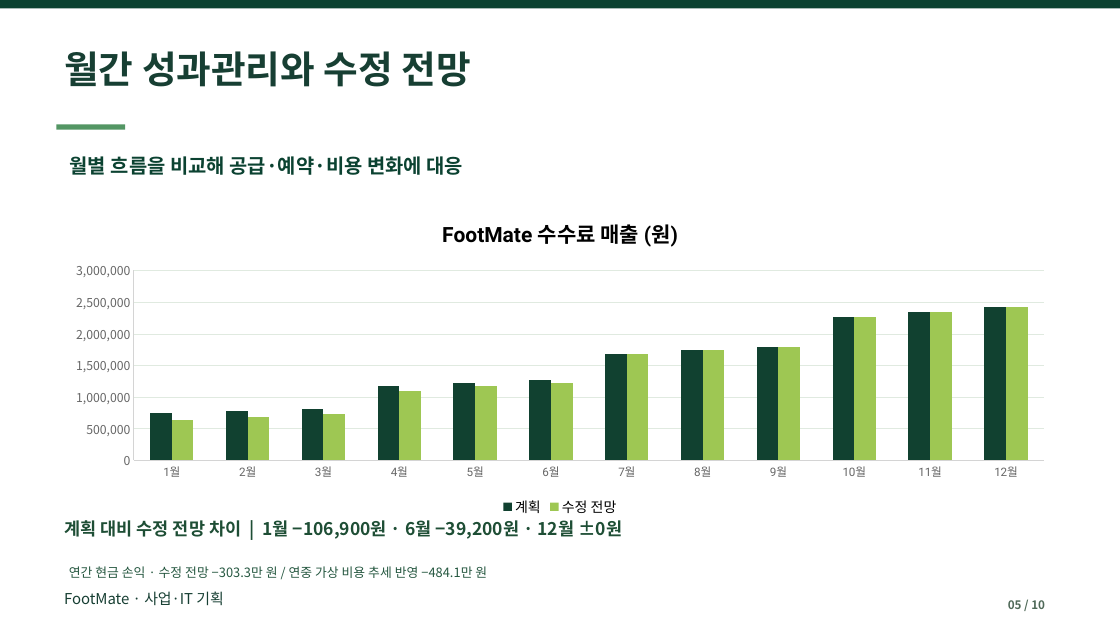
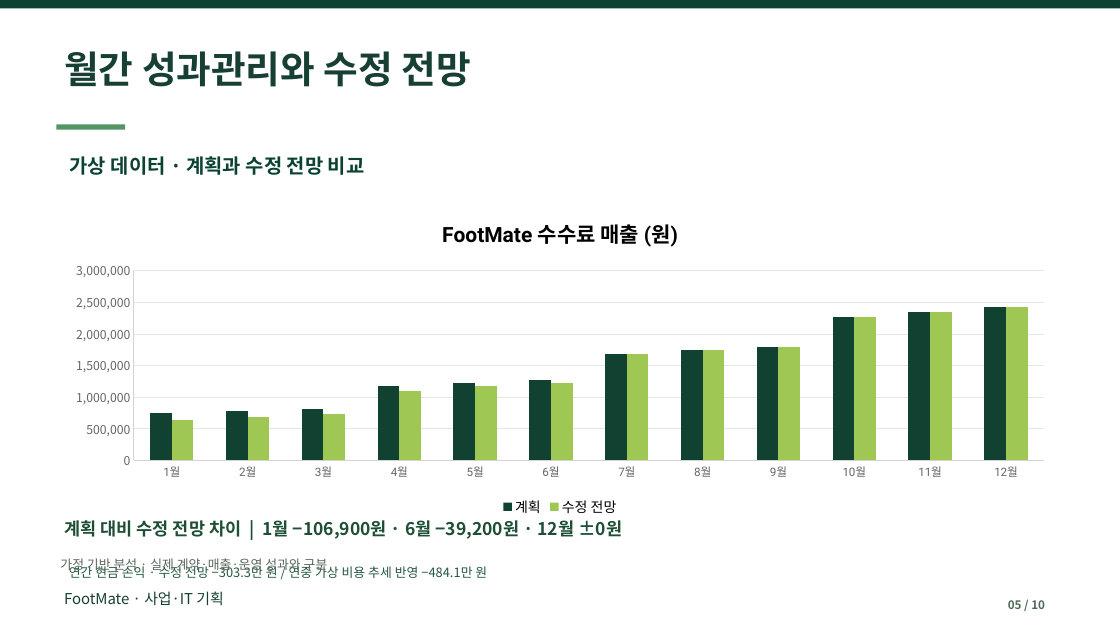
Before and after one commit to dohyunkimmm/footmate, a slide deck: slide 5 of src/case-study/downloads/footmate_report.pptx. Drawn at 1120x630 pixels with LibreOffice and Linux fonts; fonts in the diff are those of the drawing. Boxes give left, top, right and bottom in pixels: in the first picture for what was removed or moved away, otherwise in the second. Text is boxed around its words. In the diff, an @@ line names an element or a change of style, - is before the commit and + after.

```diff
--- a/src/case-study/downloads/footmate_report.pptx
+++ b/src/case-study/downloads/footmate_report.pptx
@@ text at (x1=70, y1=156, x2=365, y2=175): text changed @@
-월별 흐름을 비교해 공급·예약·비용 변화에 대응
+가상 데이터 · 계획과 수정 전망 비교
@@ text added at (x1=60, y1=558, x2=328, y2=574), 11 pt, text #58665F @@
+가정 기반 분석 · 실제 계약·매출·운영 성과와 구분
```
Also in this commit, not shown: 9 other slides changed, 5 other files.
